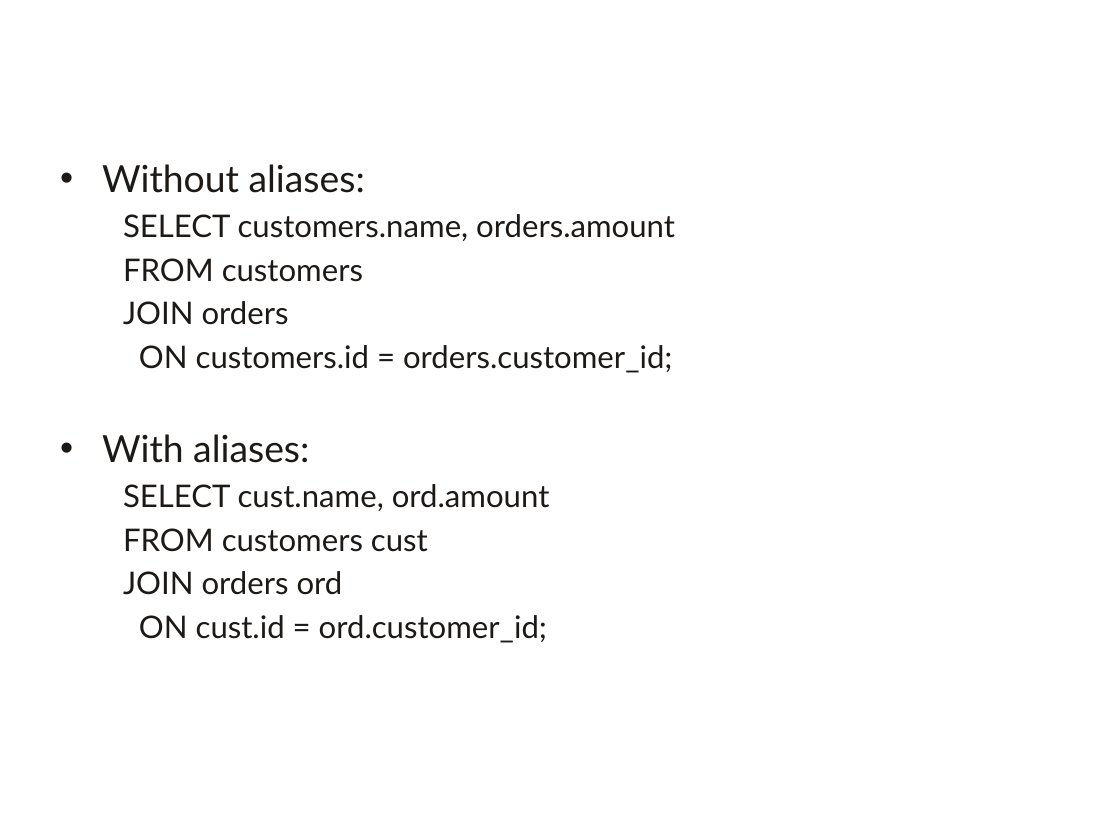
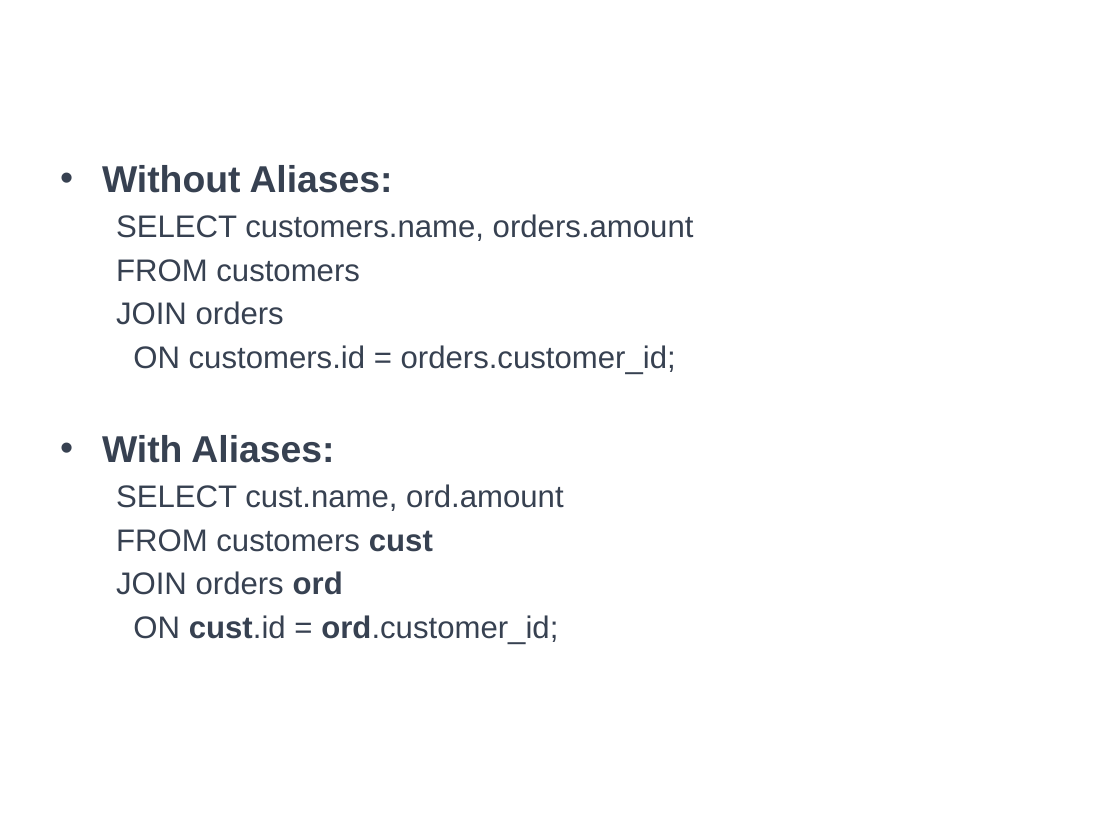
Before and after one commit to a099954/ABC-Program, a slide deck: slide 20 of SQL/Day 4 Joins/Joins.pptx (slide 12 before the commit). Drawn at 1120x840 pixels with LibreOffice and Linux fonts; fonts in the diff are those of the drawing; background and template pictures are left out. Boxes give left, top, right and bottom in pixels: in the first picture for what was removed or moved away, otherwise in the second. Text is boxed around its words. In the diff, an @@ line names an element or a change of style, - is before the commit and + after.

```diff
--- a/SQL/Day 4 Joins/Joins.pptx
+++ b/SQL/Day 4 Joins/Joins.pptx
@@ text at bbox=[102, 165, 393, 193]: text changed; font Lato to Arial; text colour #1C1917 to #374151; bold on @@
-• Without aliases:
+• Without Aliases:
@@ text at bbox=[116, 214, 694, 644]: font Lato to Arial, text colour #1C1917 to #374151 in "SELECT customers.name, orders.amount", "FROM customers", "JOIN orders", "ON customers.id = orders.customer_id;" and 4 more places; bold on in "cust", "ord", "cust.id ord.customer_id;"; indent changed @@
@@ text at bbox=[102, 435, 334, 463]: text changed; font Lato to Arial; text colour #1C1917 to #374151; bold on @@
-• With aliases:
+• With Aliases:
```
Also in this commit, not shown: 15 other slides changed, 3 slides added, 6 other files.
